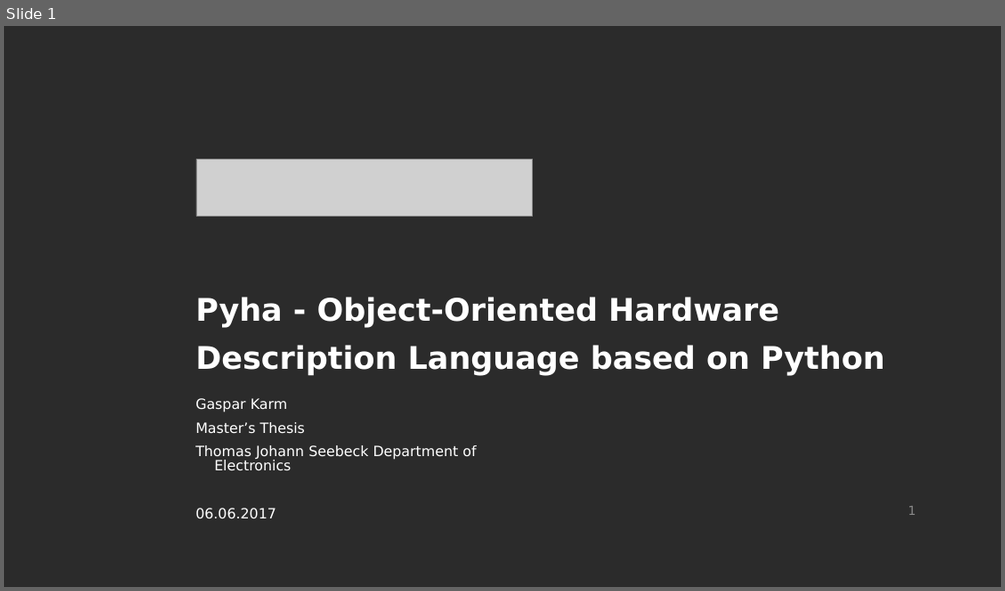
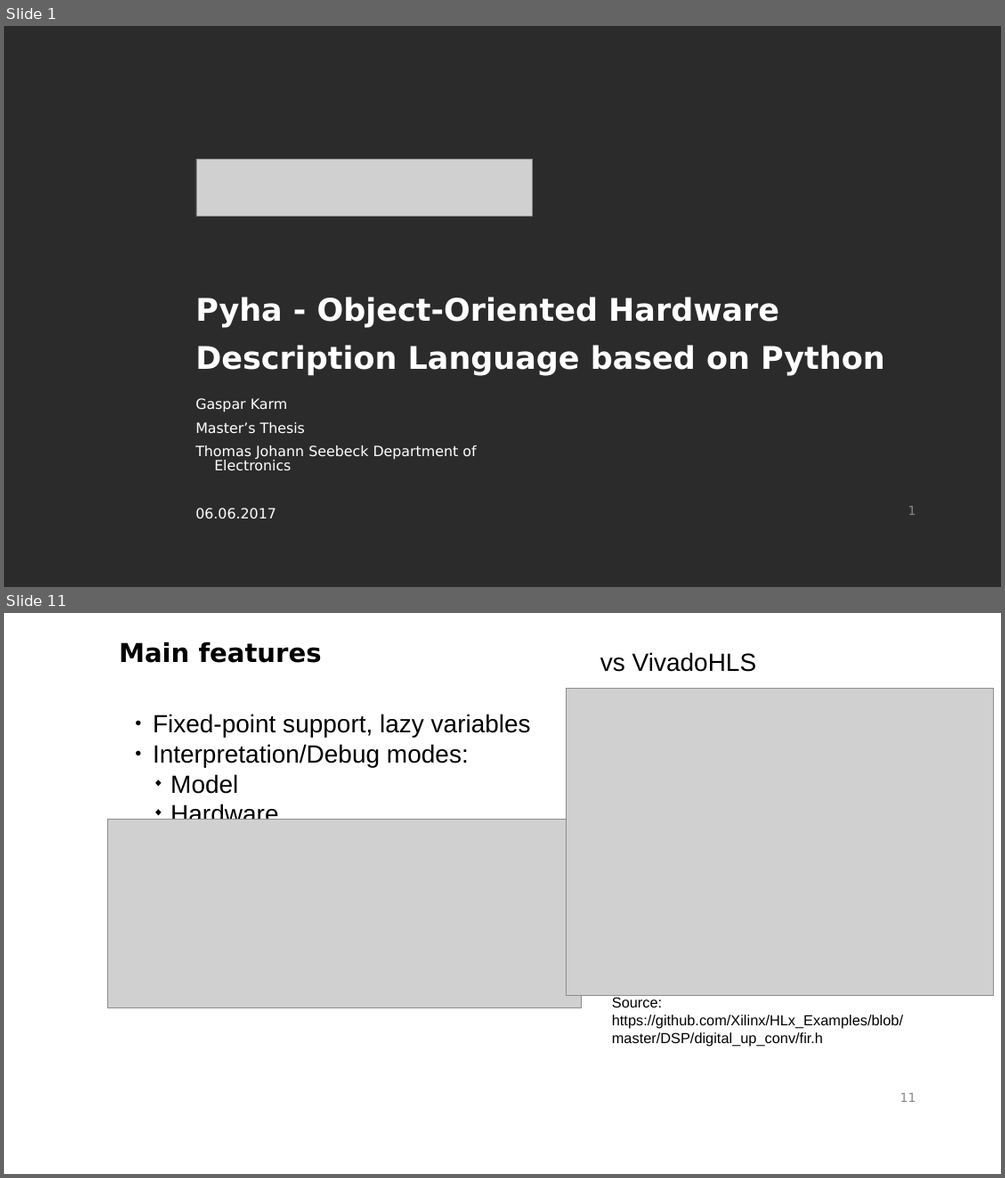
Before and after one commit to gasparka/thesis, a slide deck: presentation.odp. Shown one above the other, each under a label of ours: slide 1 before the commit, slides 1 and 11 after it; the slides between them are not shown. The pictures are 1005x591 and 1005x1178 pixels, drawn with LibreOffice and Linux fonts; fonts in the diff are those of the drawing; grey boxes stand for pictures; background and template pictures are left out; a plain dark background stands for a picture behind light text. Boxes give left, top, right and bottom in pixels: in the first picture for what was removed or moved away, otherwise in the second. Text is boxed around its words. In the diff, an @@ line names an element or a change of style, - is before the commit and + after.

```diff
--- a/presentation.odp
+++ b/presentation.odp
@@ slide 11 added at (4, 613, 1001, 1174), background #FFFFFF; not listed: 1 template element that a slide beside it also shows @@
@@ text added at (119, 642, 322, 663), 25 pt, text #000000, bold @@
+Main features
@@ text added at (600, 652, 757, 672), 24 pt, text #000000 @@
+vs VivadoHLS
@@ picture added at (566, 689, 994, 996) @@
@@ text added at (153, 714, 531, 819), 24 pt, text #000000 @@
+● Fixed-point support, lazy variables
+● Interpretation/Debug modes:
+  ◆ Model
+  ◆ Hardware
@@ picture added at (108, 819, 582, 1008) @@
@@ text added at (612, 997, 903, 1046), 14 pt, text #000000 @@
+Source:
+https://github.com/Xilinx/HLx_Examples/blob/master/DSP/digital_up_conv/fir.h
```
Also in this commit, not shown: 15 slides changed, 13 other slides added, 2 slides removed, 1 other file.
